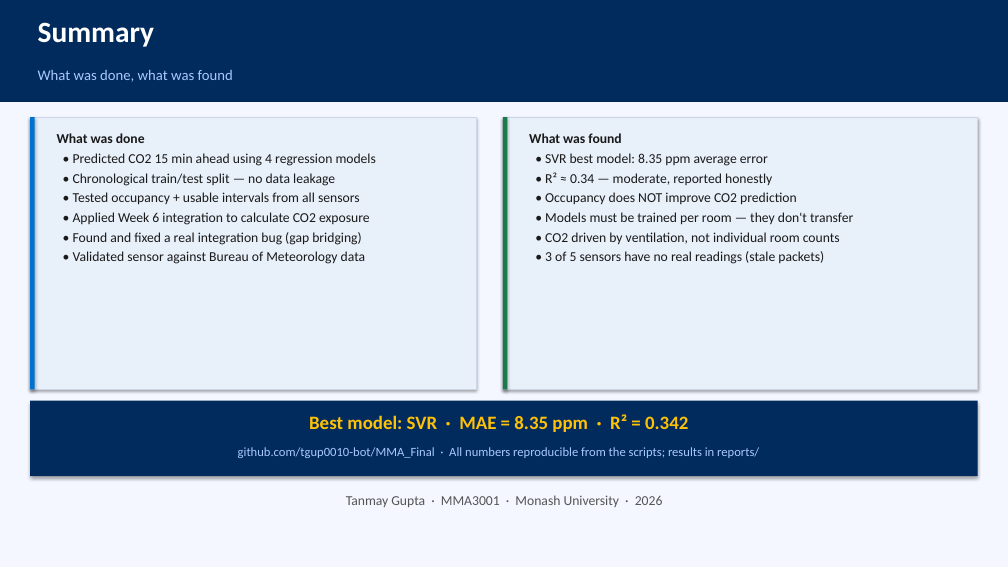
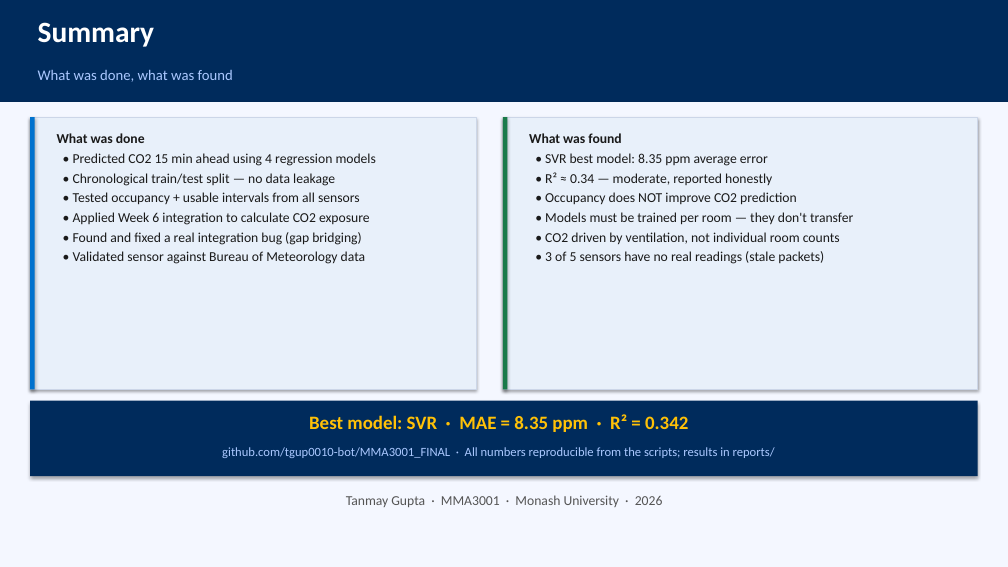
Before and after one commit to tgup0010-bot/MMA3001_Final, a slide deck: slide 13 of docs/MMA3001_Presentation.pptx. Drawn at 1008x567 pixels with LibreOffice and Linux fonts; fonts in the diff are those of the drawing. Boxes give left, top, right and bottom in pixels: in the first picture for what was removed or moved away, otherwise in the second. Text is boxed around its words. In the diff, an @@ line names an element or a change of style, - is before the commit and + after.

```diff
--- a/docs/MMA3001_Presentation.pptx
+++ b/docs/MMA3001_Presentation.pptx
@@ text at (x1=222, y1=447, x2=775, y2=458): text changed @@
-github.com/tgup0010-bot/MMA_Final · All numbers reproducible from the scripts; results in reports/
+github.com/tgup0010-bot/MMA3001_FINAL · All numbers reproducible from the scripts; results in reports/
```
Also in this commit, not shown: 1 other slide changed, 18 other files.
